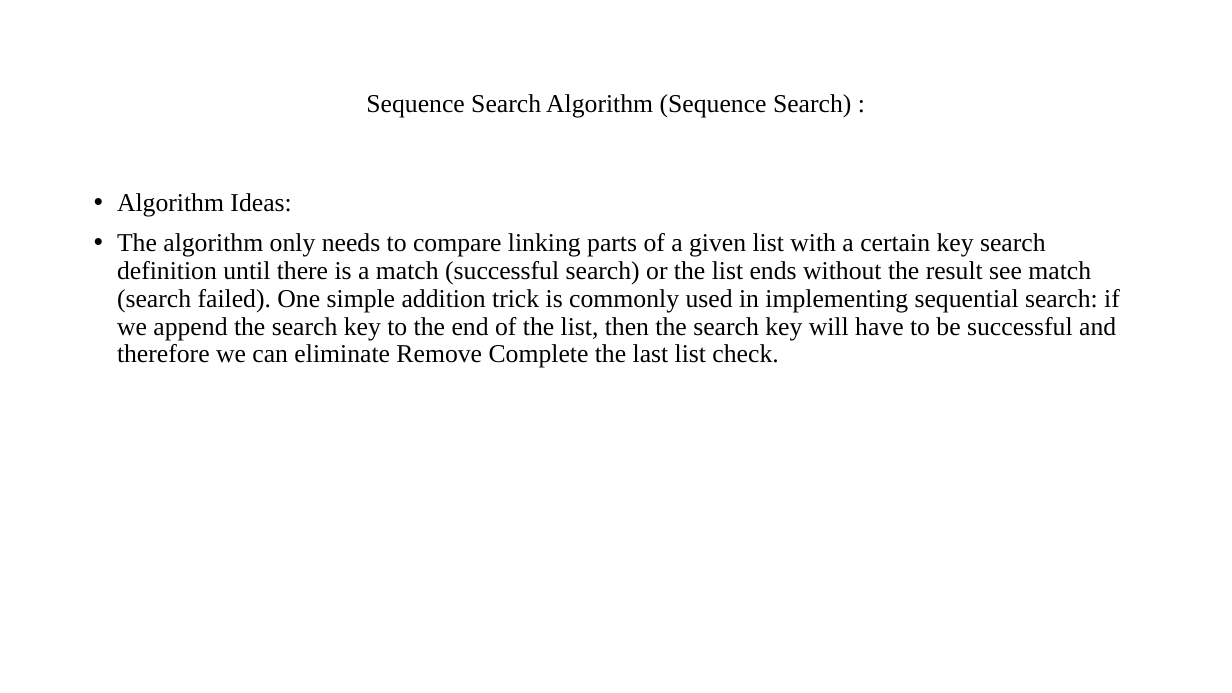
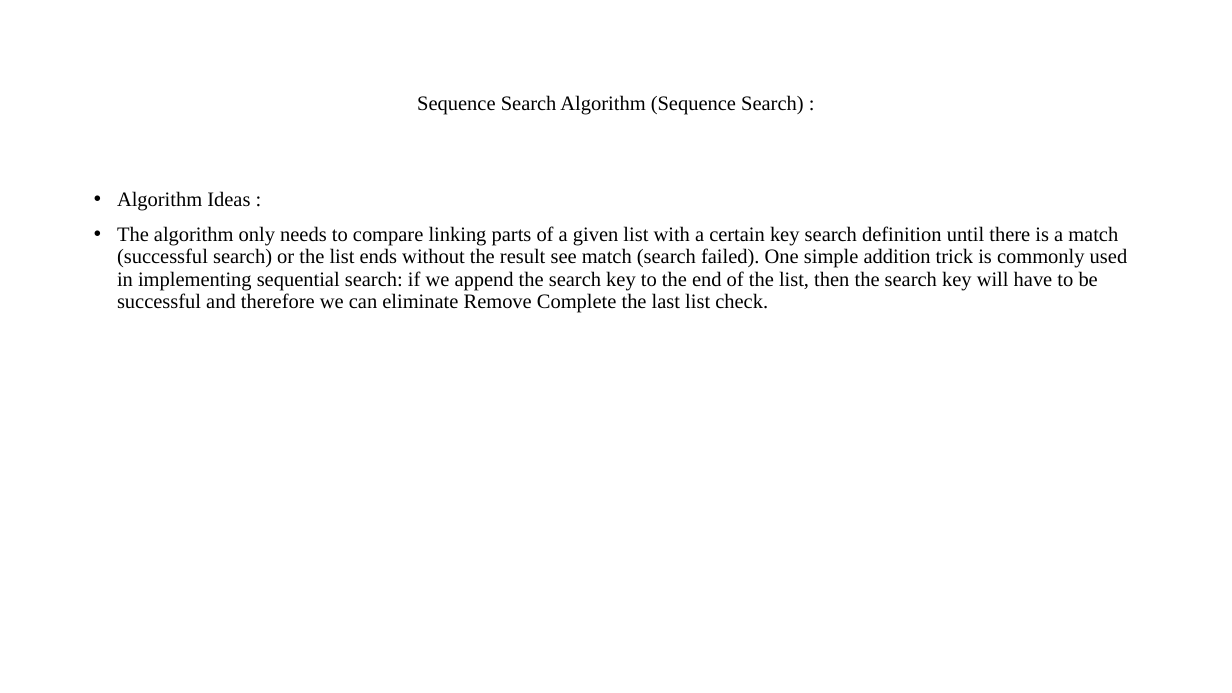
Before and after one commit to nqcccccc/designAndAlgorithm, a slide deck: slide 7 of bestone/BLANC.pptx. Drawn at 1232x693 pixels with LibreOffice and Linux fonts; fonts in the diff are those of the drawing. Boxes give left, top, right and bottom in pixels: in the first picture for what was removed or moved away, otherwise in the second. Text is boxed around its words. In the diff, an @@ line names an element or a change of style, - is before the commit and + after.

```diff
--- a/bestone/BLANC.pptx
+++ b/bestone/BLANC.pptx
@@ title "Sequence Search Algorithm (Sequence Search) ..." at (417,95,804,115): size 20 to 16 pt @@
@@ text at (117,191,250,211): text changed; size 20 to 16 pt @@
-• Algorithm Ideas:
+• Algorithm Ideas :
@@ text at (117,226,1128,313): size 20 to 16 pt @@
```
Also in this commit, not shown: 33 other slides changed.
